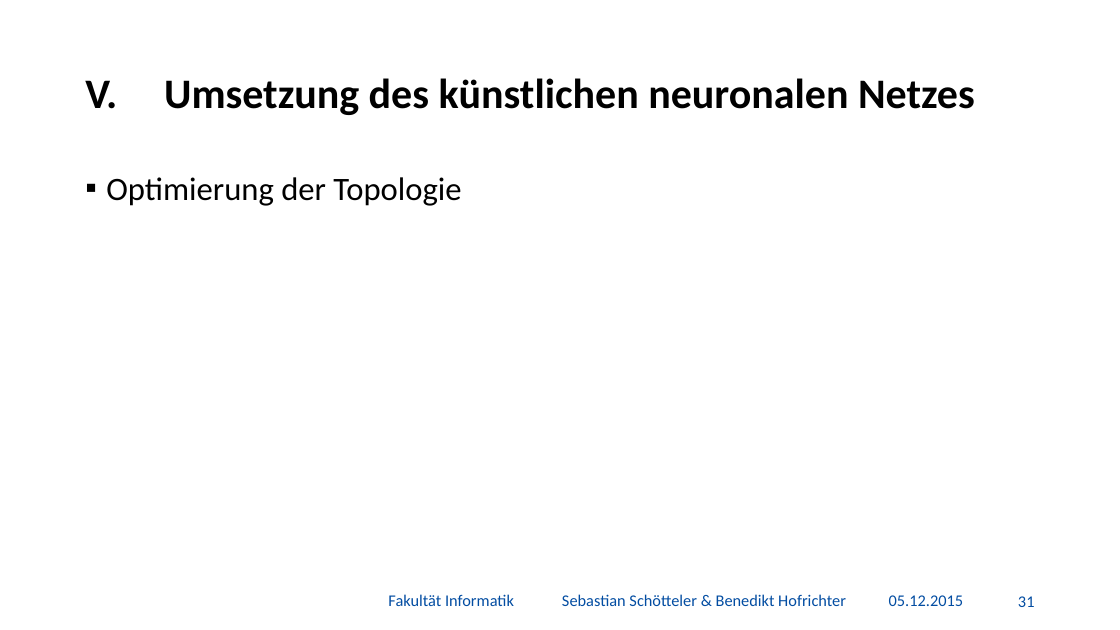
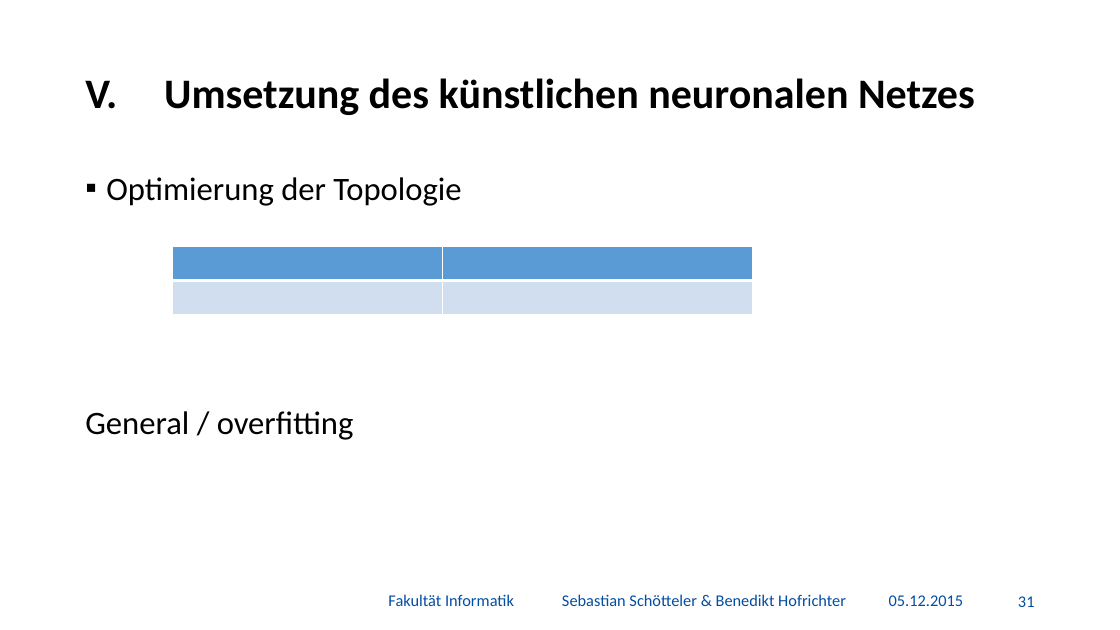
Before and after one commit to BenediktGitGit/soco15, a slide deck: slide 32 of 3b) Vortrag/Präsentation.pptx. Drawn at 1120x630 pixels with LibreOffice and Linux fonts; fonts in the diff are those of the drawing; background and template pictures are left out. Boxes give left, top, right and bottom in pixels: in the first picture for what was removed or moved away, otherwise in the second. Text is boxed around its words. In the diff, an @@ line names an element or a change of style, - is before the commit and + after.

```diff
--- a/3b) Vortrag/Präsentation.pptx
+++ b/3b) Vortrag/Präsentation.pptx
@@ table added at (172,247,753,315), 2 rows, 2 columns @@
+ | 
+ | 
@@ text at (85,411,354,440): paragraph added @@
+General / overfitting
```
Also in this commit, not shown: 4 other slides changed, 1 other file.
